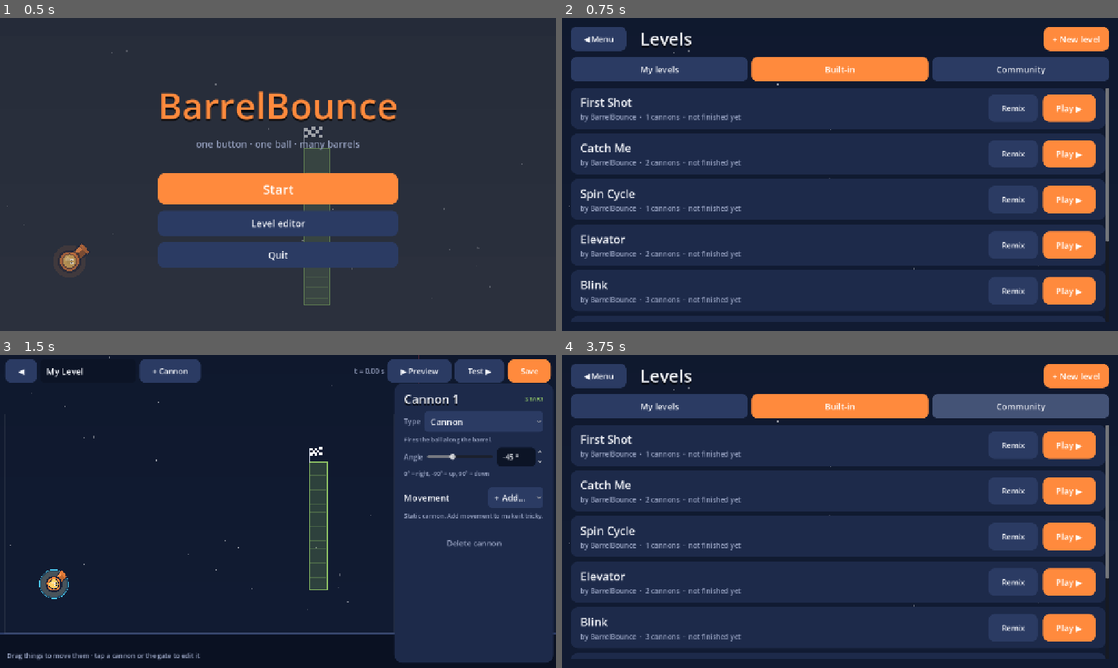
Above: before the commit, frames 1-4 (two rows, left to right).
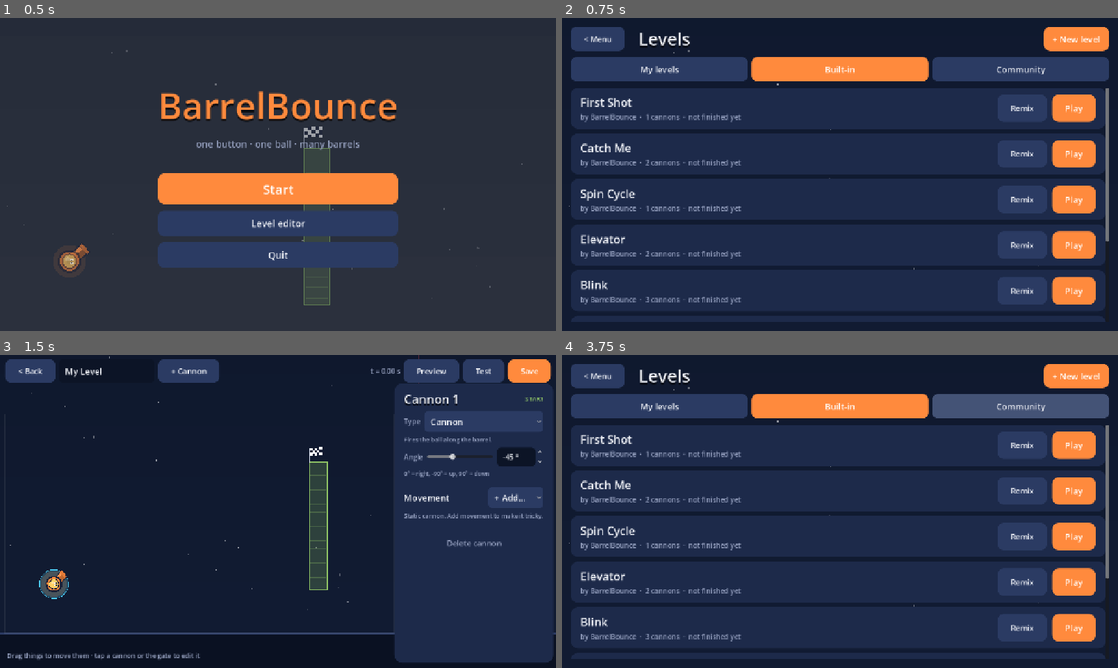
Above: after the commit, the same moments.

Repository: incredibleLeitman/BarrelBounce
Game: Godot game, scene res://scenes/main_menu.tscn
Two runs of this game, one before a commit and one after it. Both use one fixed random seed, a clock stepped at 60 frames per second and the inputs below.
Inputs:
- Up to frame 1 (0.5 s): no input
- Up to frame 2 (0.75 s): click "Start" at 0.5 s
- Up to frame 3 (1.5 s): click "+ New level" at 1.25 s
- Up to frame 4 (3.75 s): click "▶ Preview" (after the commit: "Preview") at 2 s; click "■ Stop" (after the commit: "Stop") at 2.75 s; click "◀" (after the commit: "< Back") at 3.5 s

Frame 1 is identical in both runs. In frame 2, 2.9% of the frame differs, in the area x 4-94%, y 2-92%; in frame 3, 1.5%; in frame 4, 2.9%.

Commit message:
Add Web export preset and GitHub Pages deploy workflow
Web preset runs without threads so it works on static hosting. The
workflow exports with Godot 4.7.2, runs the smoke test and solver, and
deploys to GitHub Pages. Replace arrow/cross glyphs with plain text:
the browser build has no system font fallback for them.

Co-Authored-By: Claude Fable 5.1 <noreply@anthropic.com>
Claude-Session: https://claude.ai/code/session_01P1Bjp7HghSrjiHKHQrjXiS

Diff:
--- a/scripts/editor.gd
+++ b/scripts/editor.gd
@@ -56,7 +56,7 @@
 	top.add_theme_constant_override("separation", 8)
 	root.add_child(top)
 
-	var back := UI.small_button("  ◀  ")
+	var back := UI.small_button("  < Back  ")
 	back.pressed.connect(_on_back)
 	top.add_child(back)
 
@@ -78,11 +78,11 @@
 	tick_label = UI.label("t = 0.00 s", 16, UI.MUTED)
 	tick_label.size_flags_vertical = Control.SIZE_SHRINK_CENTER
 	top.add_child(tick_label)
-	preview_button = UI.small_button("  ▶ Preview  ")
+	preview_button = UI.small_button("  Preview  ")
 	preview_button.pressed.connect(_toggle_preview)
 	top.add_child(preview_button)
 
-	var test := UI.small_button("  Test ▶  ")
+	var test := UI.small_button("  Test  ")
 	test.pressed.connect(_test_play)
 	top.add_child(test)
 	save_button = UI.accent_button("  Save  ", 44, 18)
@@ -272,7 +272,7 @@
 	box.add_child(head)
 	head.add_child(UI.label(spec["label"], 18, UI.ACCENT_2))
 	head.add_child(UI.hspacer_expand())
-	var rm := UI.small_button(" ✕ ")
+	var rm := UI.small_button(" x ")
 	rm.pressed.connect(func():
 		c["behaviors"].remove_at(bi)
 		_structure_changed())
@@ -428,7 +428,7 @@
 
 func _toggle_preview() -> void:
 	previewing = not previewing
-	preview_button.text = "  ■ Stop  " if previewing else "  ▶ Preview  "
+	preview_button.text = "  Stop  " if previewing else "  Preview  "
 	if not previewing:
 		sim.set_tick(0)
 		view.refresh()
--- a/scripts/level.gd
+++ b/scripts/level.gd
@@ -45,7 +45,7 @@
 	top.add_theme_constant_override("separation", 12)
 	root.add_child(top)
 
-	var back := UI.small_button("  ✕  ")
+	var back := UI.small_button("  Exit  ")
 	back.pressed.connect(_on_back)
 	top.add_child(back)
 	var name_label := UI.label(str(level.get("name", "Level")), 22, UI.MUTED)
@@ -64,7 +64,7 @@
 	top.add_child(times)
 	top.add_child(UI.hspacer_expand())
 
-	var restart := UI.small_button("  ↺  ")
+	var restart := UI.small_button("  Reset  ")
 	restart.pressed.connect(_restart)
 	top.add_child(restart)
 
@@ -101,7 +101,7 @@
 	var again := UI.accent_button("Play again")
 	again.pressed.connect(_restart)
 	box.add_child(again)
-	next_button = UI.button("Next level  ▶")
+	next_button = UI.button("Next level  >")
 	next_button.pressed.connect(_next_level)
 	box.add_child(next_button)
 	var levels := UI.button("Back")
--- a/scripts/level_select.gd
+++ b/scripts/level_select.gd
@@ -37,7 +37,7 @@
 	var top := HBoxContainer.new()
 	top.add_theme_constant_override("separation", 12)
 	col.add_child(top)
-	var back := UI.small_button("  ◀ Menu  ")
+	var back := UI.small_button("  < Menu  ")
 	back.pressed.connect(func(): GameState.go(GameState.SCENE_MENU))
 	top.add_child(back)
 	top.add_child(UI.spacer(8, false))
@@ -136,6 +136,6 @@
 		GameState.editor_level = copy
 		GameState.go(GameState.SCENE_EDITOR))
 	row.add_child(edit)
-	var play := UI.accent_button("  Play ▶  ", 48, 20)
+	var play := UI.accent_button("  Play  ", 48, 20)
 	play.pressed.connect(func(): GameState.play_level(level))
 	row.add_child(play)
Not shown, changed: export_presets.cfg
Not shown, added: .github/workflows/web.yml
Not shown, changed: README.md
